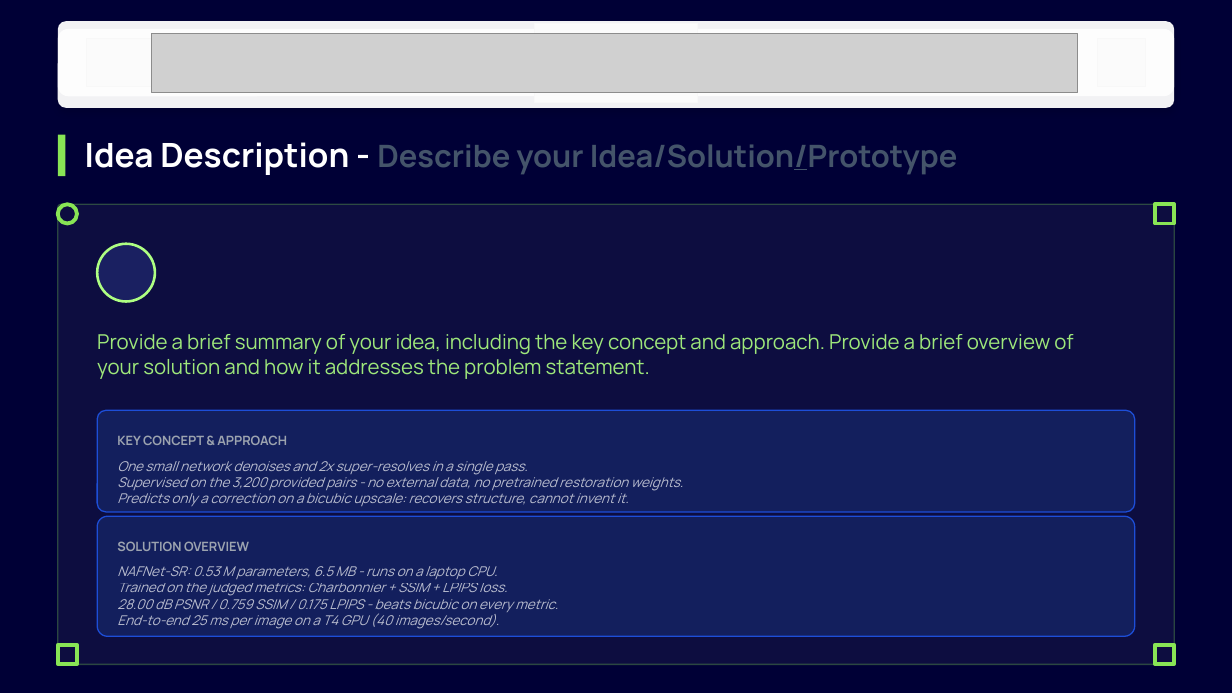
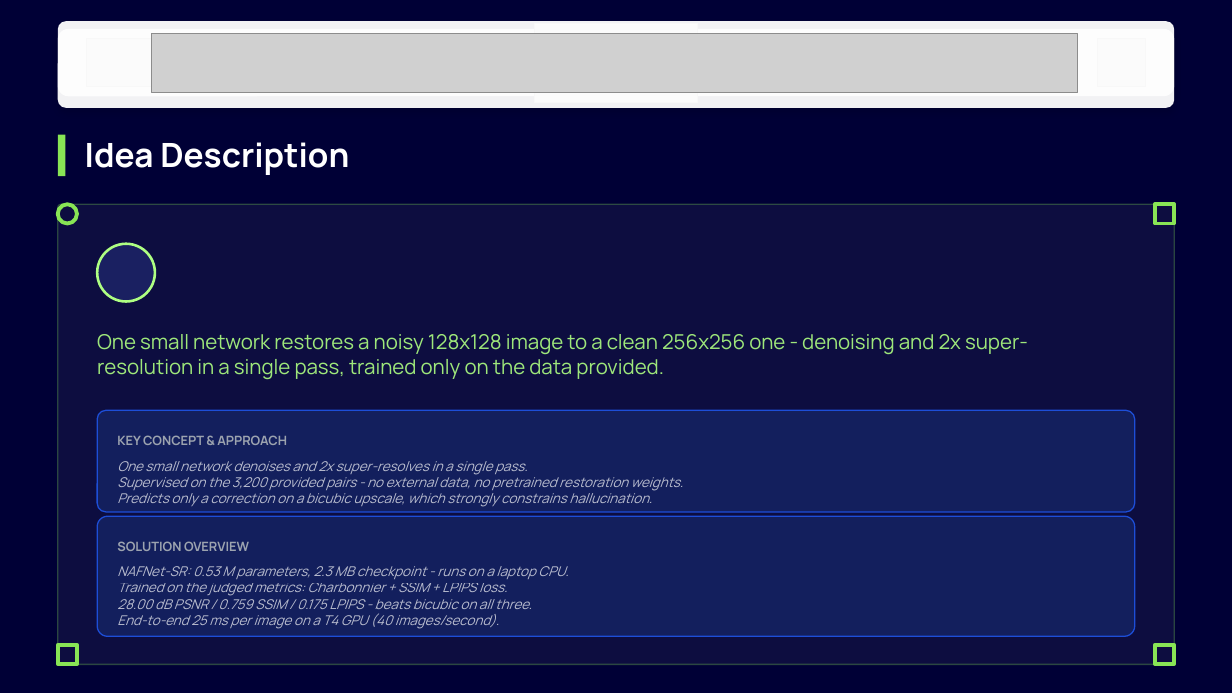
Before and after one commit to prakharbajaj1551/semicon-image-restoration, a slide deck: slide 3 of BYTE BRIGADE_PS01.pptx. Drawn at 1232x693 pixels with LibreOffice and Linux fonts; fonts in the diff are those of the drawing; grey boxes stand for pictures; background and template pictures are left out. Boxes give left, top, right and bottom in pixels: in the first picture for what was removed or moved away, otherwise in the second. Text is boxed around its words. In the diff, an @@ line names an element or a change of style, - is before the commit and + after.

Commit message:
Replace the template's instruction text with actual answers
Every slide shipped with a prompt telling the author what to write -
'Provide a brief summary of your idea', 'Describe your idea in detail' and
so on. Those lines were still in place and are the most prominent text on
each slide, so judges would have read the instructions rather than the
submission. Each is now a one-line answer to the question it asked, and
two slide titles lost their instructional suffix.

Also corrected two claims that survived from earlier drafts: the model is
0.53 M parameters with a 2.3 MB inference checkpoint, not 6.5 MB, and the
residual design strongly constrains hallucination rather than making it
impossible.

```diff
--- a/BYTE BRIGADE_PS01.pptx
+++ b/BYTE BRIGADE_PS01.pptx
@@ text at bbox=[85, 142, 349, 175]: text changed; size 24 to 26 pt; text colour #44546A to #FFFFFF @@
-Idea Description - Describe your Idea/Solution/Prototype
+Idea Description
@@ text at bbox=[97, 334, 1028, 380]: text changed @@
-Provide a brief summary of your idea, including the key concept and approach. Provide a brief overview of your solution and how it addresses the problem statement.
+One small network restores a noisy 128x128 image to a clean 256x256 one - denoising and 2x super-resolution in a single pass, trained only on the data provided.
@@ text at bbox=[117, 489, 652, 507]: text changed @@
-Predicts only a correction on a bicubic upscale: recovers structure, cannot invent it.
+Predicts only a correction on a bicubic upscale, which strongly constrains hallucination.
@@ text at bbox=[117, 566, 568, 579]: text changed @@
-NAFNet-SR: 0.53 M parameters, 6.5 MB - runs on a laptop CPU.
+NAFNet-SR: 0.53 M parameters, 2.3 MB checkpoint - runs on a laptop CPU.
@@ text at bbox=[117, 595, 532, 609]: text changed @@
-28.00 dB PSNR / 0.759 SSIM / 0.175 LPIPS - beats bicubic on every metric.
+28.00 dB PSNR / 0.759 SSIM / 0.175 LPIPS - beats bicubic on all three.
```
Also in this commit, not shown: 6 other slides changed, 1 other file.
